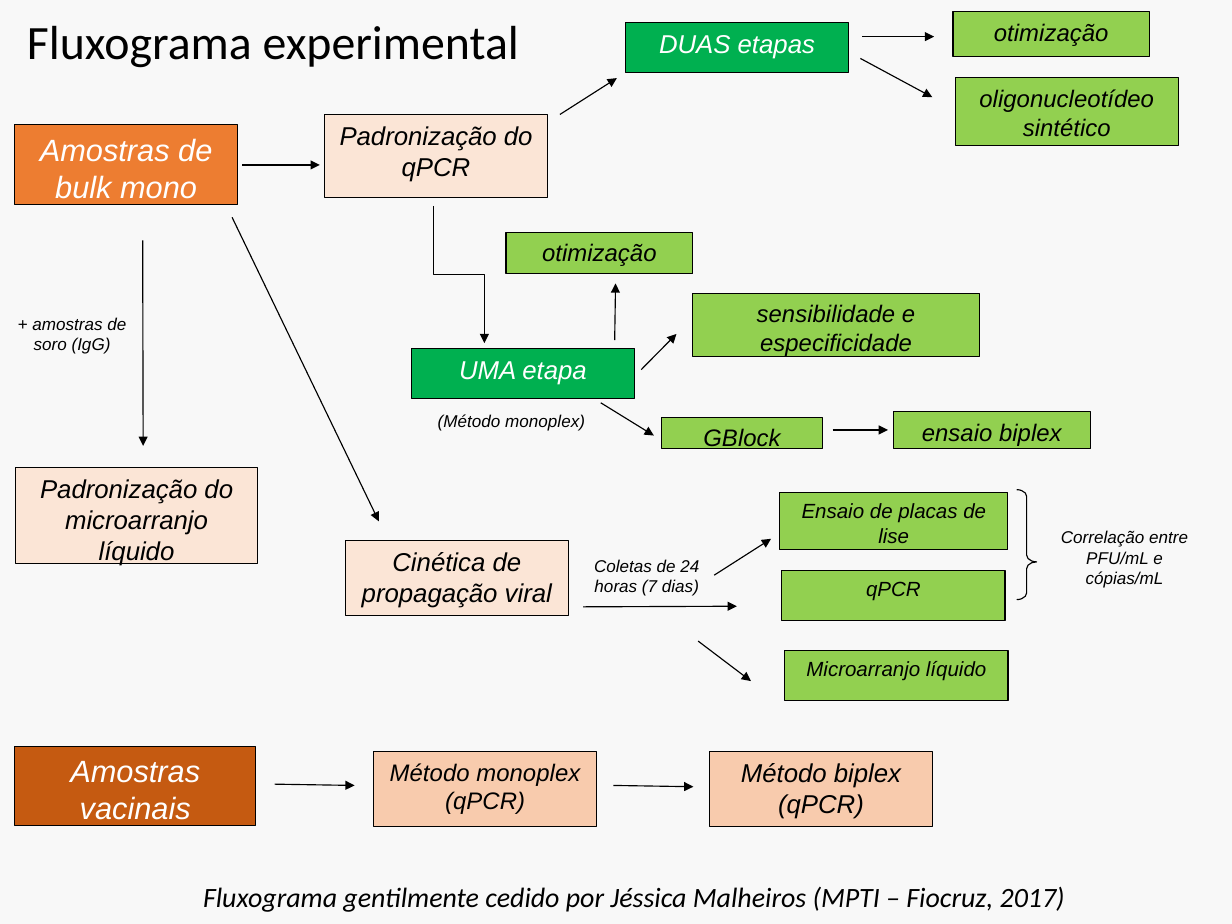
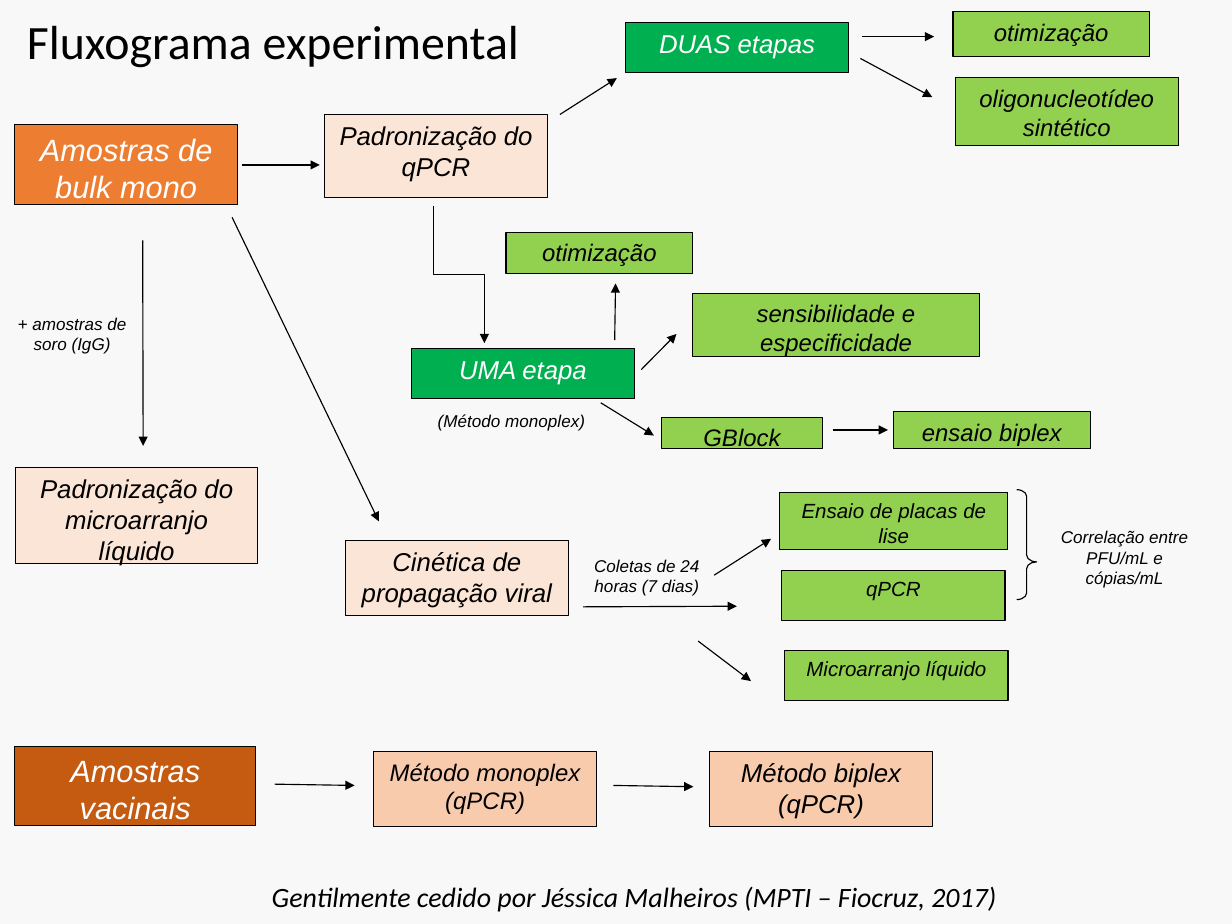
Before and after one commit to philsf/Metodologia_Cientifica, a slide deck: slide 48 of INTO/Aulas/MC-Topicos de Apresentacoes.pptx (slide 44 before the commit). Drawn at 1232x924 pixels with LibreOffice and Linux fonts; fonts in the diff are those of the drawing. Boxes give left, top, right and bottom in pixels: in the first picture for what was removed or moved away, otherwise in the second. Text is boxed around its words. In the diff, an @@ line names an element or a change of style, - is before the commit and + after.

```diff
--- a/INTO/Aulas/MC-Topicos de Apresentacoes.pptx
+++ b/INTO/Aulas/MC-Topicos de Apresentacoes.pptx
@@ text at [272,886,996,912]: text changed @@
-Fluxograma gentilmente cedido por Jéssica Malheiros (MPTI – Fiocruz, 2017)
+Gentilmente cedido por Jéssica Malheiros (MPTI – Fiocruz, 2017)
```
Also in this commit, not shown: 9 other slides changed, 16 slides added.
